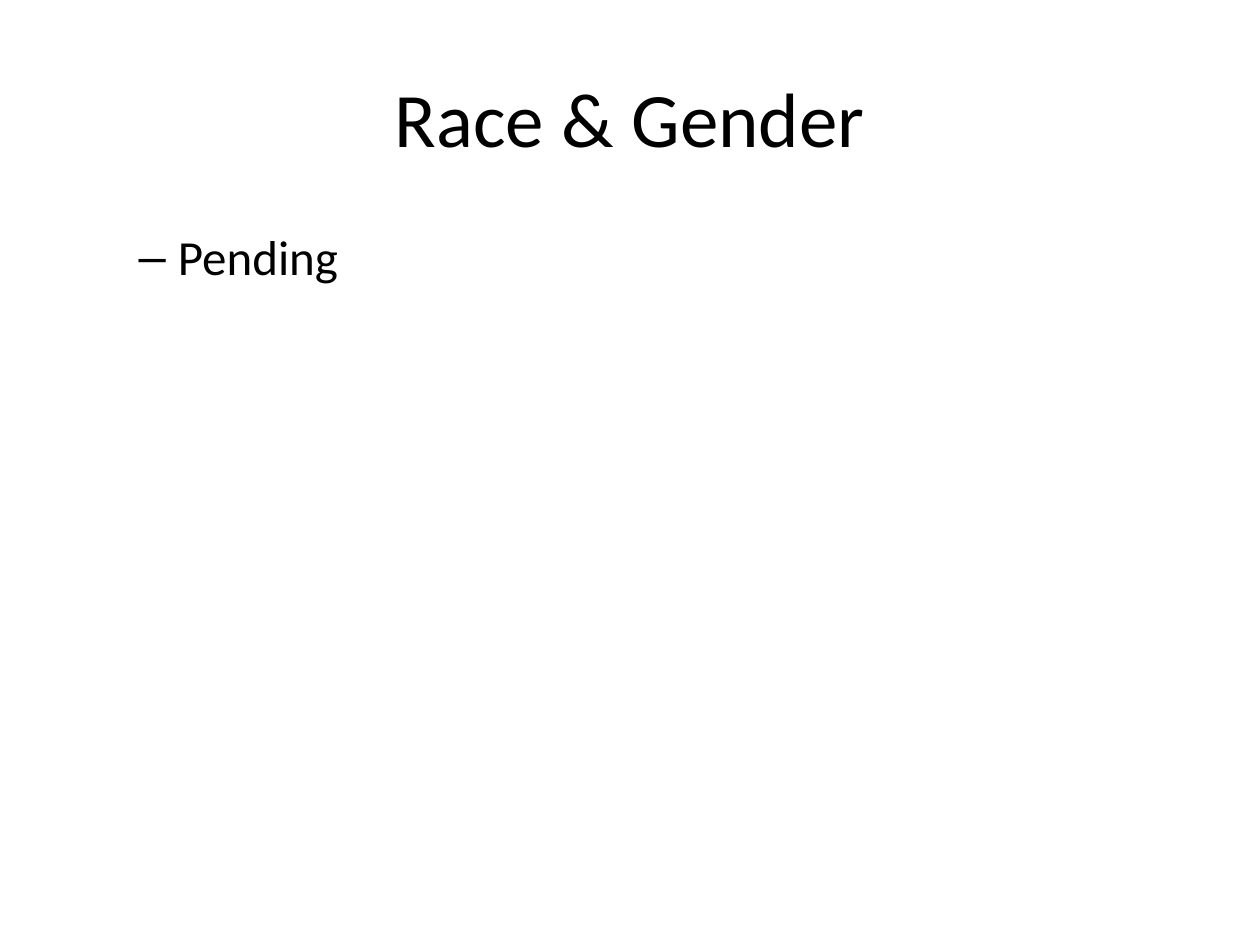
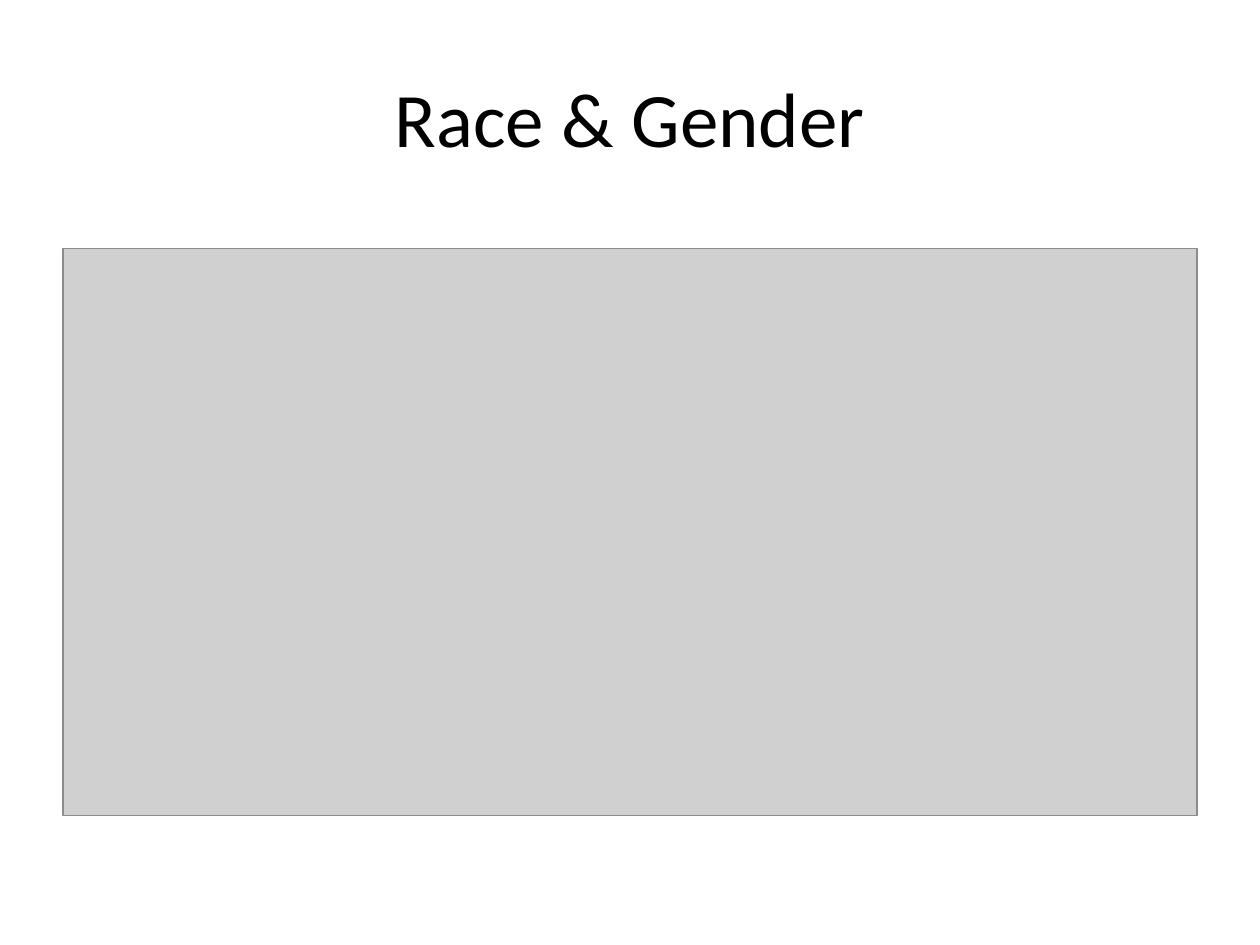
Before and after one commit to ucdiegorubi/oy_census_analysis, a slide deck: slide 12 of create_powerpoint/demographic_estimates.pptx (slide 11 before the commit). Drawn at 1260x945 pixels with LibreOffice and Linux fonts; fonts in the diff are those of the drawing; grey boxes stand for pictures. Boxes give left, top, right and bottom in pixels: in the first picture for what was removed or moved away, otherwise in the second. Text is boxed around its words. In the diff, an @@ line names an element or a change of style, - is before the commit and + after.

```diff
--- a/create_powerpoint/demographic_estimates.pptx
+++ b/create_powerpoint/demographic_estimates.pptx
@@ picture added at [63,248,1197,815] @@
@@ text removed at [178,241,338,284] @@
-  – Pending
```
Also in this commit, not shown: 1 slide added, 1 slide removed, 6 other files.
